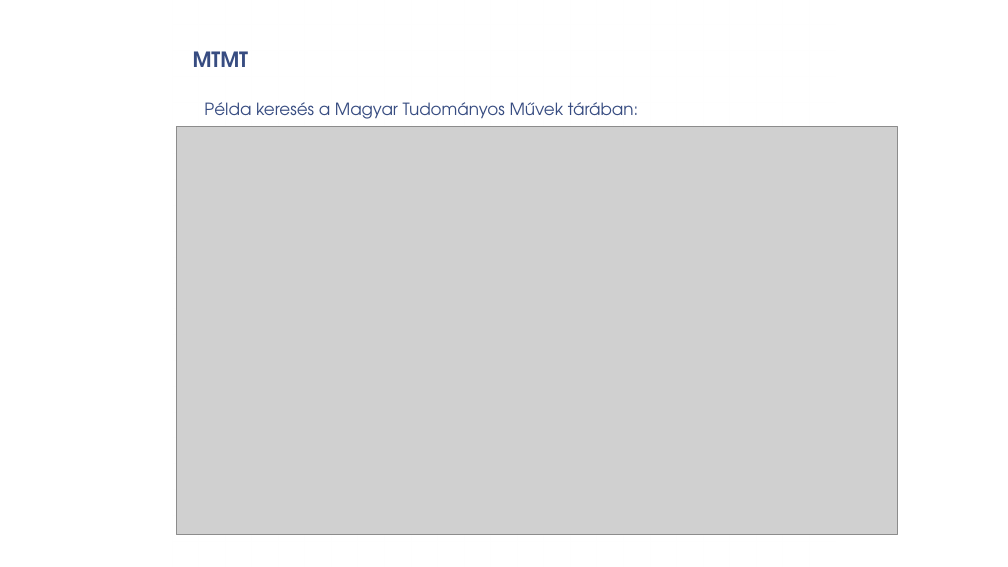
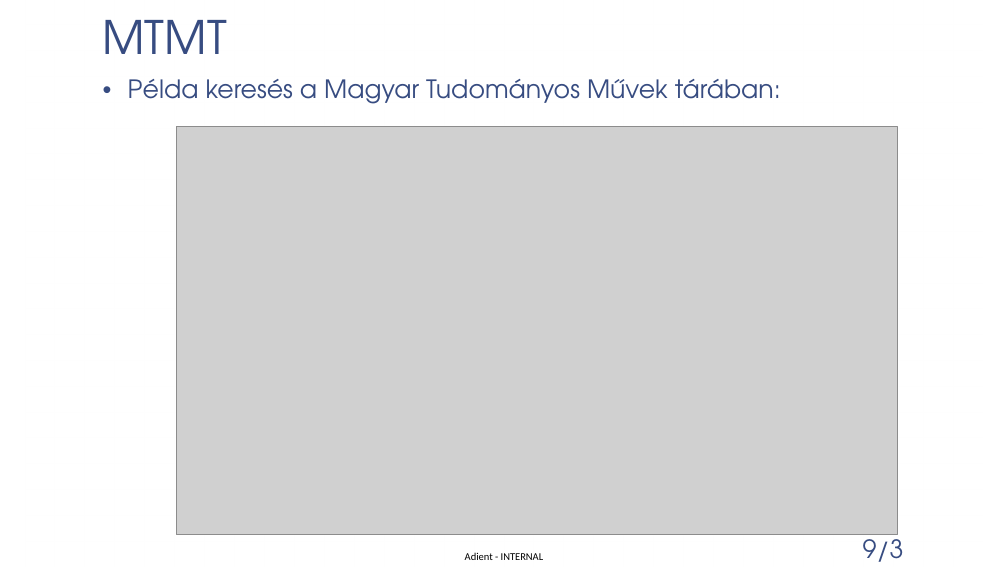
Before and after one commit to patmik2012/PubSync, a slide deck: slide 3 of Publikációs listák szinkronizálása.pptx. Drawn at 1008x567 pixels with LibreOffice and Linux fonts; fonts in the diff are those of the drawing; grey boxes stand for pictures; background and template pictures are left out. Boxes give left, top, right and bottom in pixels: in the first picture for what was removed or moved away, otherwise in the second. Text is boxed around its words. In the diff, an @@ line names an element or a change of style, - is before the commit and + after.

```diff
--- a/Publikációs listák szinkronizálása.pptx
+++ b/Publikációs listák szinkronizálása.pptx
@@ rectangle: place and size @@
-rectangle at [172, 0, 836, 567]
+rectangle at [25, 0, 982, 567]
@@ title "MTMT": place and size @@
-title "MTMT" at [193, 51, 248, 67]
+title "MTMT" at [103, 20, 227, 54]
@@ title "MTMT" at [103, 20, 227, 54]: size 20 to 44 pt, bold off @@
@@ text "Példa keresés a Magyar Tudományos ...": place and size @@
-text "Példa keresés a Magyar Tudományos ..." at [204, 102, 638, 119]
+text "Példa keresés a Magyar Tudományos ..." at [128, 79, 781, 104]
@@ text "Példa keresés a Magyar Tudományos ..." at [128, 79, 781, 104]: size 16 to 24 pt; bullet none to •; more space between paragraphs @@
@@ page number added at [863, 532, 904, 562], 24 pt, text #374C81 @@
+9/3
@@ text added at [465, 553, 543, 560], 10 pt, text #000000 @@
+Adient - INTERNAL
```
Also in this commit, not shown: 7 other slides changed.
